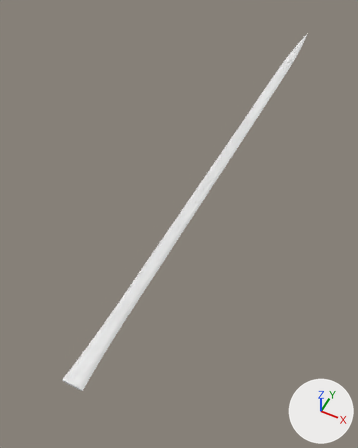
The glTF model godot/assets/waffen/modelle/degenklinge/t5_2.glb as it was, and as the next commit left it.
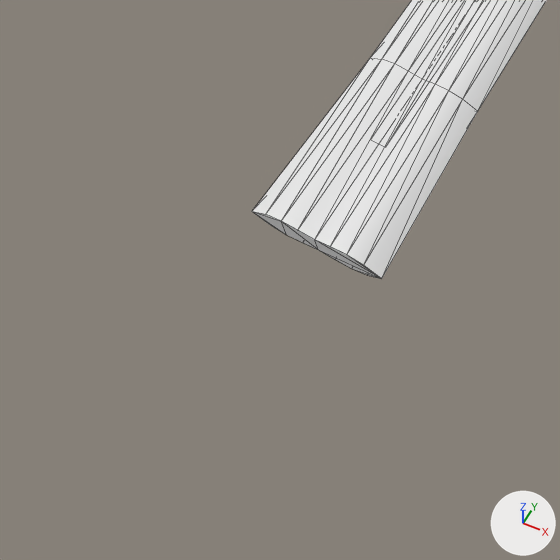
Old and new are each drawn whole from a 50 mm lens placed at (0.23, -0.059, 0.58), pointed at (-0.033, 0.468, -0.078) and again close up on the part from 6% to 31% of the width and 77% to 97% of the height. Lighting does not change. The marker at lower right points along +X, +Y and +Z. The first two pictures are the older version. The close-ups show mesh edges as thin lines. Vertices at exactly the same position are counted once.

The first close-up shows 'degenklinge_t5_2'.
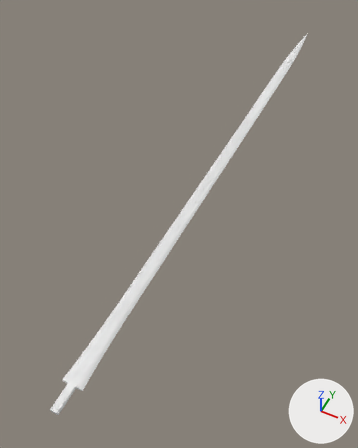
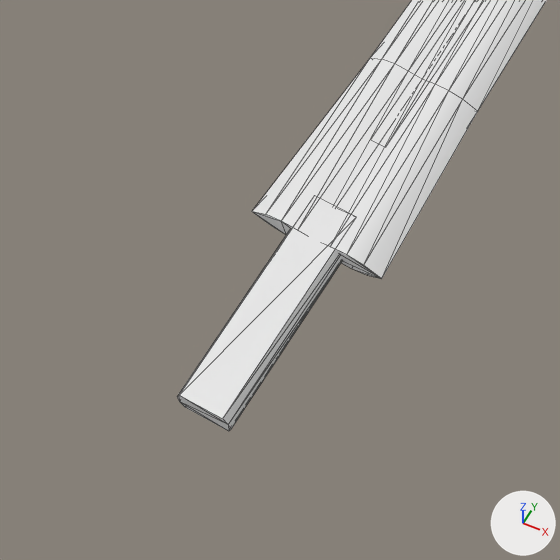
Boxes (x1, y1, x2, y2) around the edits, measured in the close-ups (560 x 560 px):
'degenklinge_t5_2', reshaped: before (252, 0, 546, 279); after (177, 0, 546, 431)
part 1 of me_degenklinge_t5_2, added: after (177, 196, 355, 431)

Edits to the bpy script that builds the scene:
```text
Change me_degenklinge_t5_2:
    used by ob_degenklinge_t5_2; location = (0.0, 0.0, 0.0)
    remove me_degenklinge_t5_2.from_pydata(...)  # 453 vertices, 862 faces; spans x -0.015..0.015, y 0.112..1.088, z -0.003..0.003
    add me_degenklinge_t5_2.from_pydata(...)  # 469 vertices, 890 faces; spans x -0.015..0.015, y 0.075..1.088, z -0.003..0.003
    me_degenklinge_t5_2 part 1: a new loose piece of 16 vertices spanning x -0.006..0.006, y 0.075..0.119, z -0.003..0.003, in mat_klinge (white #e7e7e7)
```
